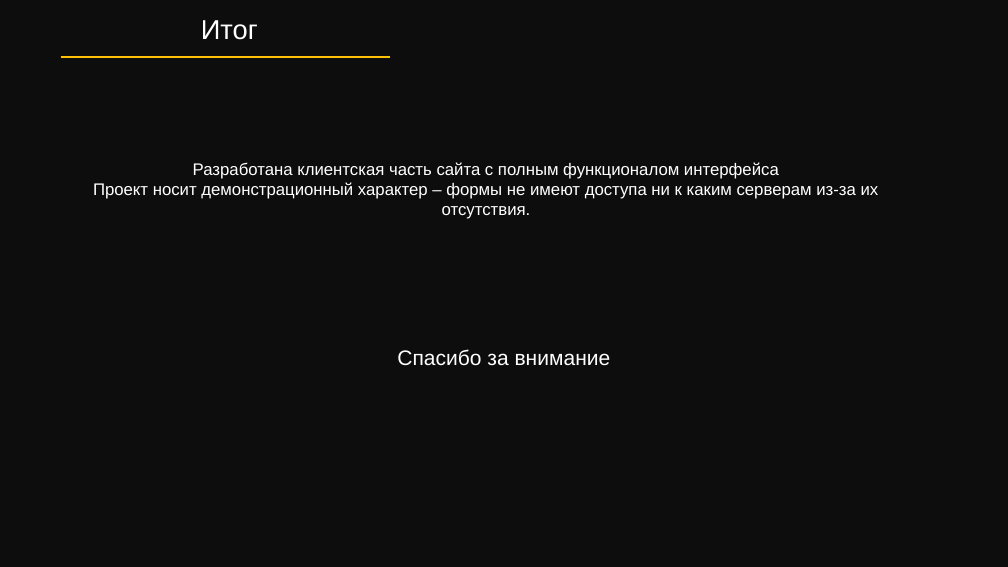
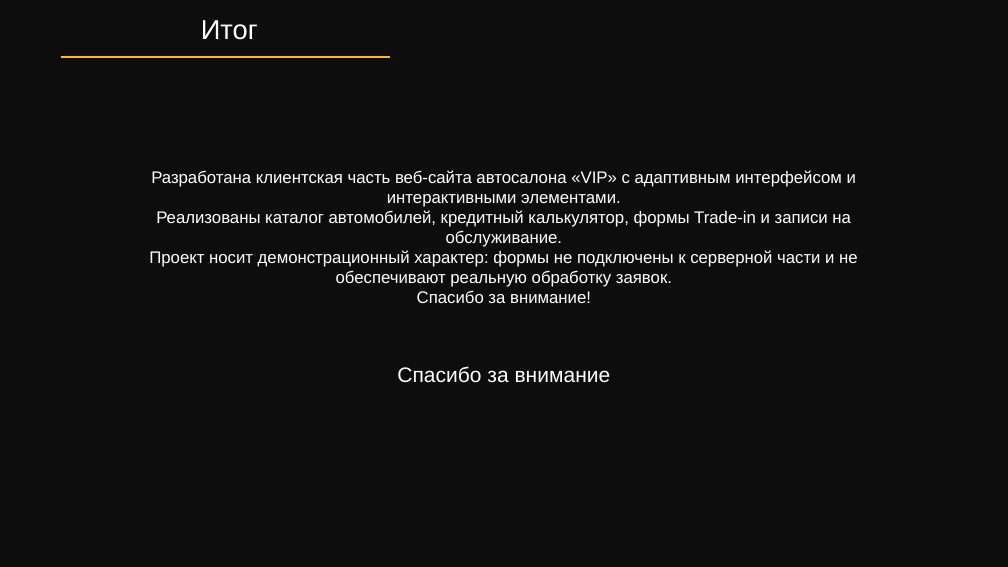
Before and after one commit to constellationsaremine/HTML_kursach, a slide deck: slide 14 of Курсовая_работа/Презентация/Презентация.pptx. Drawn at 1008x567 pixels with LibreOffice and Linux fonts; fonts in the diff are those of the drawing. Boxes give left, top, right and bottom in pixels: in the first picture for what was removed or moved away, otherwise in the second. Text is boxed around its words. In the diff, an @@ line names an element or a change of style, - is before the commit and + after.

Commit message:
обновил презентацию

```diff
--- a/Курсовая_работа/Презентация/Презентация.pptx
+++ b/Курсовая_работа/Презентация/Презентация.pptx
@@ text at bbox=[149, 170, 858, 303]: text changed @@
-Разработана клиентская часть сайта с полным функционалом интерфейса
-Проект носит демонстрационный характер – формы не имеют доступа ни к каким серверам из-за их отсутствия.
+Разработана клиентская часть веб-сайта автосалона «VIP» с адаптивным интерфейсом и интерактивными элементами.
+Реализованы каталог автомобилей, кредитный калькулятор, формы Trade-in и записи на обслуживание.
+Проект носит демонстрационный характер: формы не подключены к серверной части и не обеспечивают реальную обработку заявок.
+Спасибо за внимание!
@@ text "Спасибо за внимание": place and size @@
-text "Спасибо за внимание" at bbox=[397, 349, 611, 366]
+text "Спасибо за внимание" at bbox=[397, 366, 611, 383]
```
